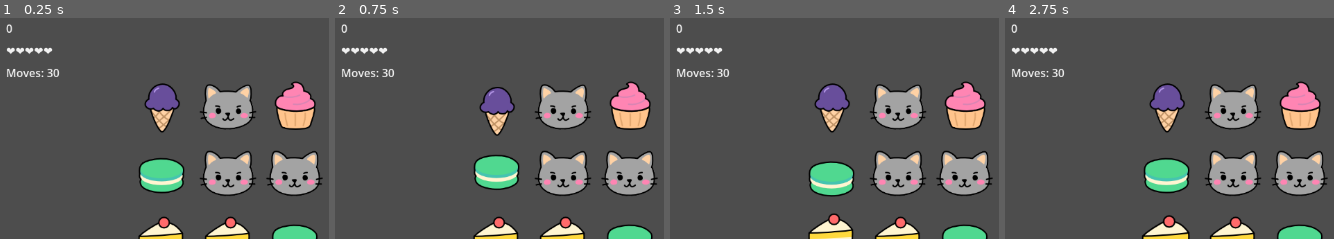
Above: before the commit, frames 1-4 (left to right).
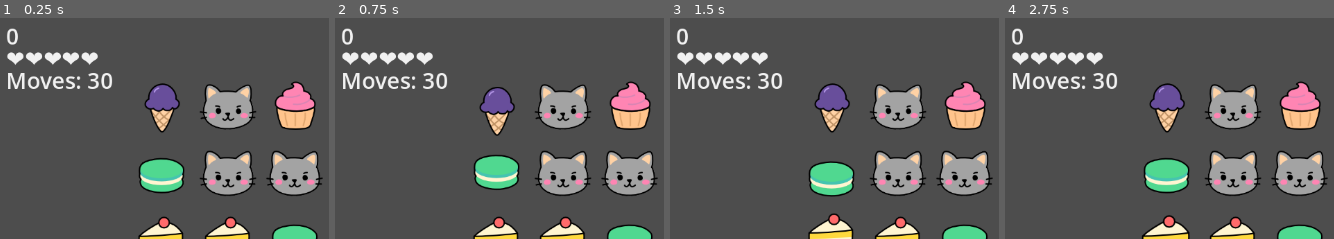
Above: after the commit, the same moments.

Repository: olgabiro/kwazy-catcakes
Game: Godot game, scene res://scenes/Main.tscn
Same seed, same stepped clock (60 frames per second), same inputs: the game is played once before the commit and once after it. Sound files missing from this copy of the repository are replaced by a short silence.
Inputs (mouse positions are % of the whole screen's width and height, from its top left):
- Up to frame 1 (0.25 s): no input
- Up to frame 2 (0.75 s): tap Enter at 0.5 s; drag from (25, 20) to (25, 50) at 0.52 s
- Up to frame 3 (1.5 s): tap Space at 1.25 s; drag from (25, 35) to (25, 65) at 1.27 s
- Up to frame 4 (2.75 s): tap Enter at 2 s; move the mouse to (25, 50) at 2.02 s; click (25, 50) at 2.17 s
The pictures show only the part of the screen within x 0-50%, y 0-50%; the shares and areas given below are measured in that part.

The runs differ from the first frame. In frame 1, 2.7% of the frame differs, in the area x 1-35%, y 2-33%; in frame 2, 2.7%; in frame 3, 2.7%; in frame 4, 2.7%.

Commit message:
Increased the GUI font size

Diff:
--- a/project.godot
+++ b/project.godot
@@ -19,6 +19,10 @@
 
 movie_writer/movie_file="/Users/olgabiro/development/kwazy-catcakes/target/playthrough.png"
 
+[gui]
+
+theme/default_theme_scale=2.0
+
 [rendering]
 
 renderer/rendering_method="mobile"
--- a/scenes/Cat.tscn
+++ b/scenes/Cat.tscn
@@ -1,10 +1,10 @@
 [gd_scene load_steps=5 format=3 uid="uid://dhqqgm8jooo8i"]
 
 [ext_resource type="Script" uid="uid://gqfl386ak4qo" path="res://scripts/cat.gd" id="1"]
-[ext_resource type="Texture2D" uid="uid://ca7oy0kxm07sw" path="res://assets/sprites/sprites.png" id="2"]
+[ext_resource type="Texture2D" uid="uid://bl60ju7ha6q0f" path="res://assets/sprites/kitten happy.png" id="2_2olvd"]
 
 [sub_resource type="AtlasTexture" id="1"]
-atlas = ExtResource("2")
+atlas = ExtResource("2_2olvd")
 region = Rect2(0, 0, 256, 256)
 
 [sub_resource type="CircleShape2D" id="2"]
